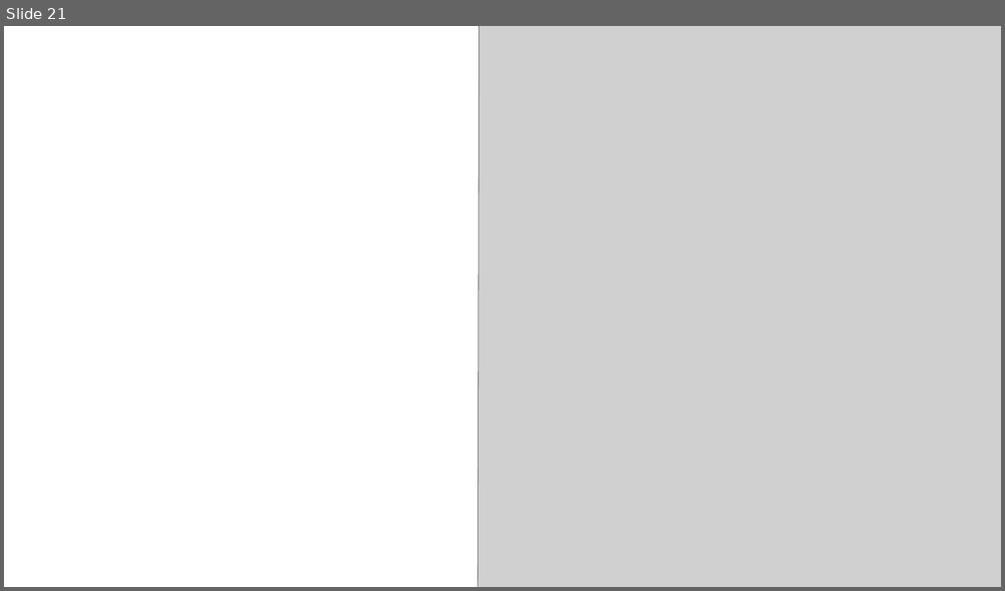
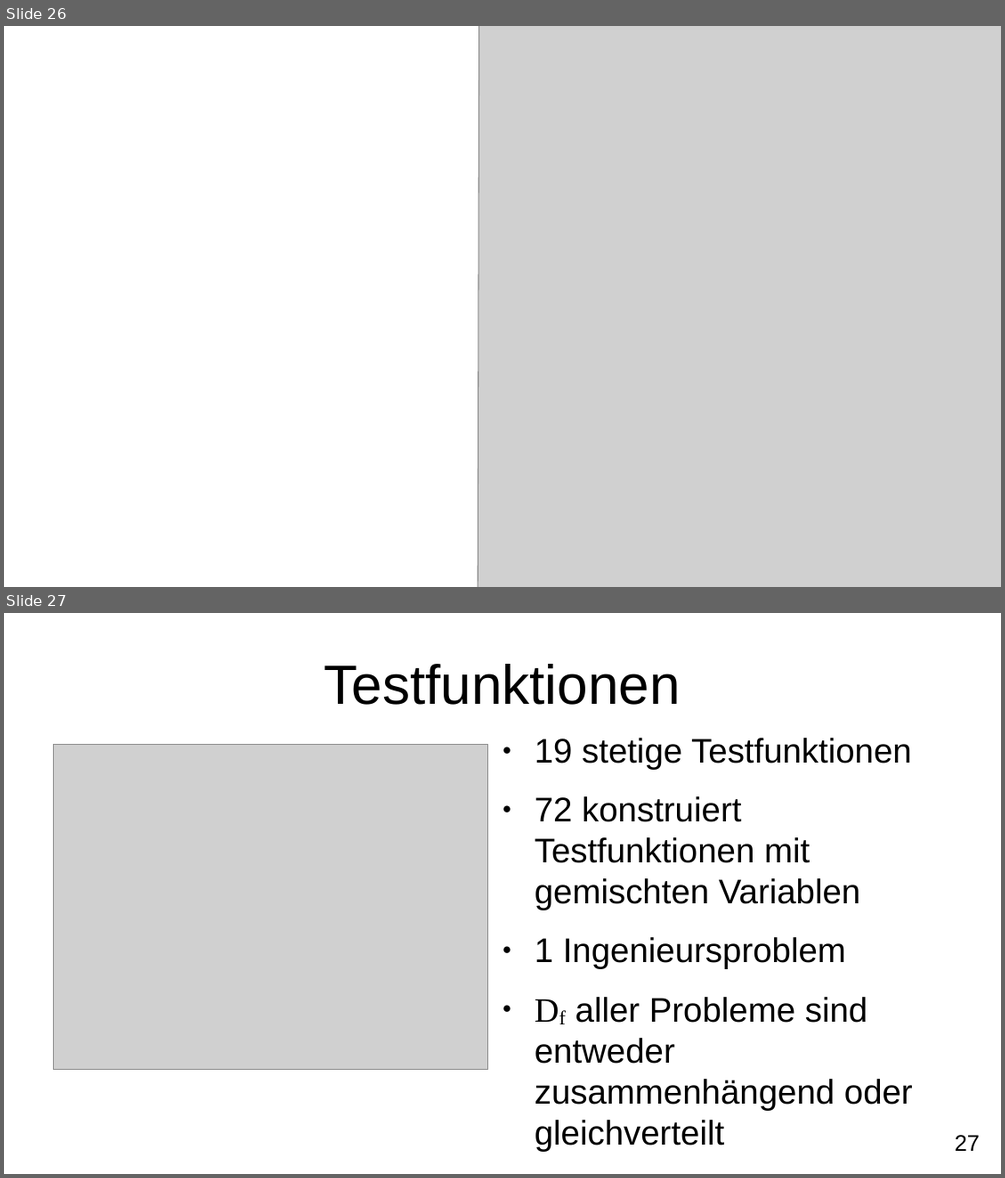
Before and after one commit to FXJackAll/Masterarbeit_Code, a slide deck: Masterarbeit_Verteidigung/Masterarbeit_Verteidigung.odp. Shown one above the other, each under a label of ours: slide 21 before the commit, slides 26 and 27 after it. The pictures are 1005x591 and 1005x1178 pixels, drawn with LibreOffice and Linux fonts; fonts in the diff are those of the drawing; grey boxes stand for pictures; background and template pictures are left out. Boxes give left, top, right and bottom in pixels: in the first picture for what was removed or moved away, otherwise in the second. Text is boxed around its words. In the diff, an @@ line names an element or a change of style, - is before the commit and + after.

```diff
--- a/Masterarbeit_Verteidigung/Masterarbeit_Verteidigung.odp
+++ b/Masterarbeit_Verteidigung/Masterarbeit_Verteidigung.odp
@@ slide 27 added at [4,613,1001,1174], background #FFFFFF @@
@@ title added at [324,664,680,705], 44 pt, text #000000 @@
+Testfunktionen
@@ picture added at [54,744,488,1070] @@
@@ text added at [534,738,913,1151], 27.2 pt, text #000000 @@
+● 19 stetige Testfunktionen
+● 72 konstruiert Testfunktionen mit gemischten Variablen
+● 1 Ingenieursproblem
+● Df aller Probleme sind entweder zusammenhängend oder gleichverteilt
@@ page number added at [955,1135,979,1151], 18 pt, text #000000 @@
+27
@@ what was slide 21 is now slide 26 @@
```
Also in this commit, not shown: 10 slides changed, 12 other slides added, 4 slides removed, 8 other files.
